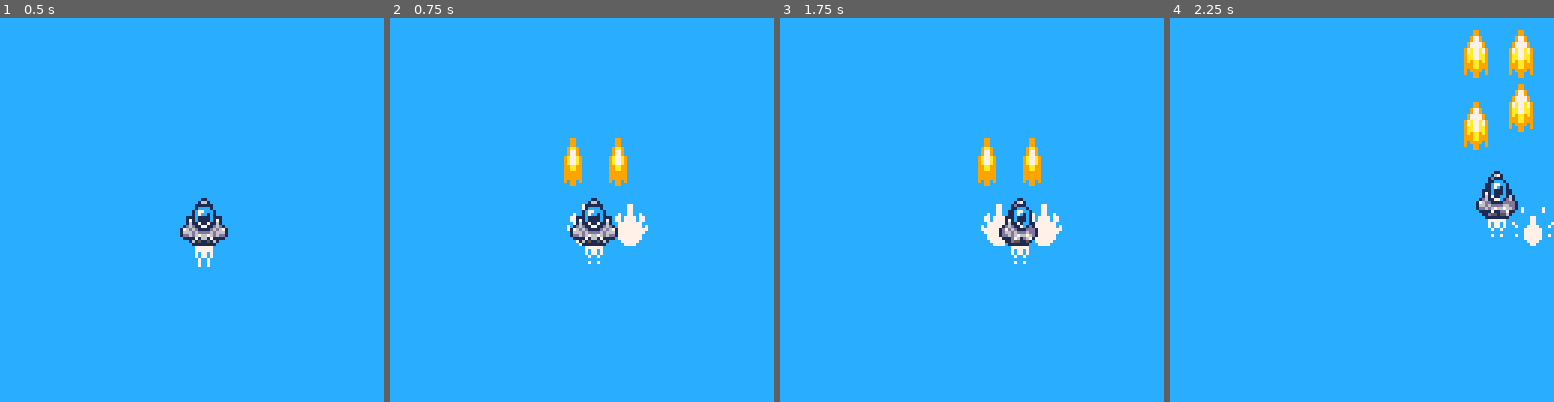
Above: before the commit, frames 1-4 (left to right).
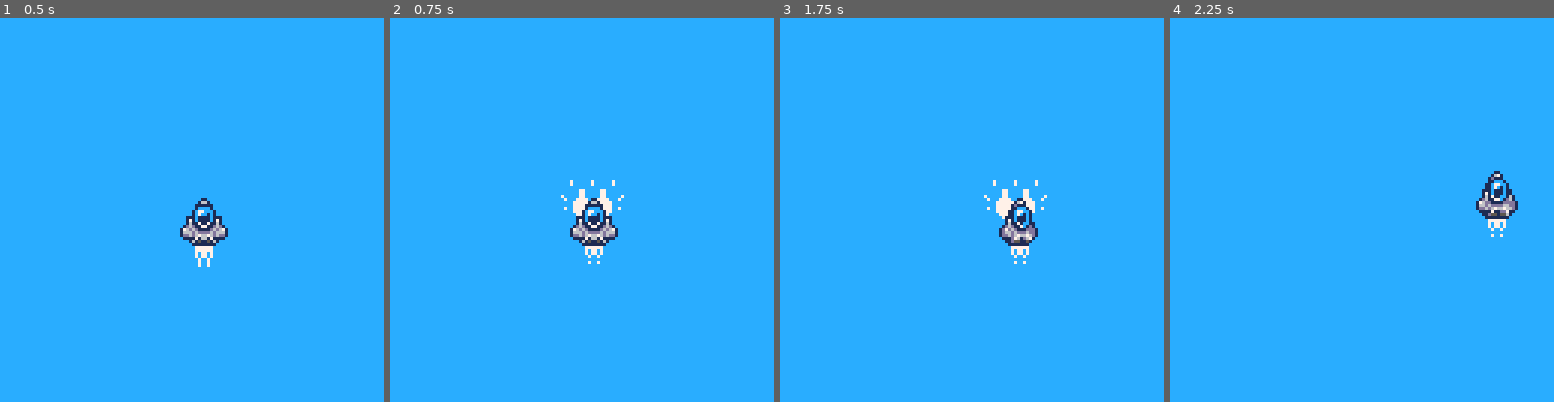
Above: after the commit, the same moments.

Repository: theRenard/move-and-fire
Game: PICO-8 cartridge advanced-shmup.p8
Two runs of this game, one before a commit and one after it. Both use one fixed random seed, a clock stepped at 60 frames per second and the inputs below.
Inputs:
- Up to frame 1 (0.5 s): no input
- Up to frame 2 (0.75 s): tap O (Z key) at 0.7 s
- Up to frame 3 (1.75 s): hold Right from 1.6 s (still down); tap O (Z key) at 1.7 s
- Up to frame 4 (2.25 s): release Right at 2.1 s; tap O (Z key) at 2.1 s; hold Up from 2.15 s (still down)

Frame 1 is identical in both runs. In frame 2, 1.8% of the frame differs, in the area x 44-68%, y 31-60%; in frame 3, 2.0%; in frame 4, 2.6%, in the area x 76-100%, y 3-60%.

Commit message:
Refactor muzzle and ship entities to improve shot spawning; adjust position offsets and animation settings

Diff:
--- a/lua/entities/muzzle.lua
+++ b/lua/entities/muzzle.lua
@@ -2,11 +2,15 @@
   w = 16,
   h = 16,
   t = 10,
-  as = 0.7,
-
+  ox = 0,
+  oy = 0,
+  as = 1,
+  pos = nil,
   frames = { 35, 37, 39, 41 },
 
   update = function(_ENV)
+    x = pos.x + ox
+    y = pos.y + oy
     animate(_ENV, destroy)
   end,
 
--- a/lua/entities/ship.lua
+++ b/lua/entities/ship.lua
@@ -54,31 +54,37 @@
 		-- spawn bullet
 		-- add(shots, {x=x+3, y=y-2})
 		if shotTemp == 0 then
-			shot({
+			-- shot({
+			-- 	z = 10,
+			-- 	x = x - 3,
+			-- 	y = y - 8,
+			-- 	frames = { 32, 33, 34 },
+			-- 	h = 16,
+			-- 	spd = 6,
+			-- })
+			-- shot({
+			-- 	z = 10,
+			-- 	x = x + 12,
+			-- 	y = y - 8,
+			-- 	frames = { 32, 33, 34 },
+			-- 	h = 16,
+			-- 	spd = 6,
+			-- })
+			muzzle({
+				x = x + 3,
+				y = y - 7,
 				z = 10,
-				x = x - 3,
-				y = y - 8,
-				frames = { 32, 33, 34 },
-				h = 16,
-				spd = 6,
-			})
-			shot({
-				z = 10,
-				x = x + 12,
-				y = y - 8,
-				frames = { 32, 33, 34 },
-				h = 16,
-				spd = 6,
+				ox = 3,
+				oy = -7,
+				pos = _ENV
 			})
 			muzzle({
+				x = x - 4,
+				y = y - 7,
 				z = 10,
-				x = x - 3,
-				y = y + 2,
-			})
-			muzzle({
-				z = 10,
-				x = x + 12,
-				y = y + 2,
+				ox = -4,
+				oy = -7,
+				pos = _ENV
 			})
 			shotTemp = 3
 		end
